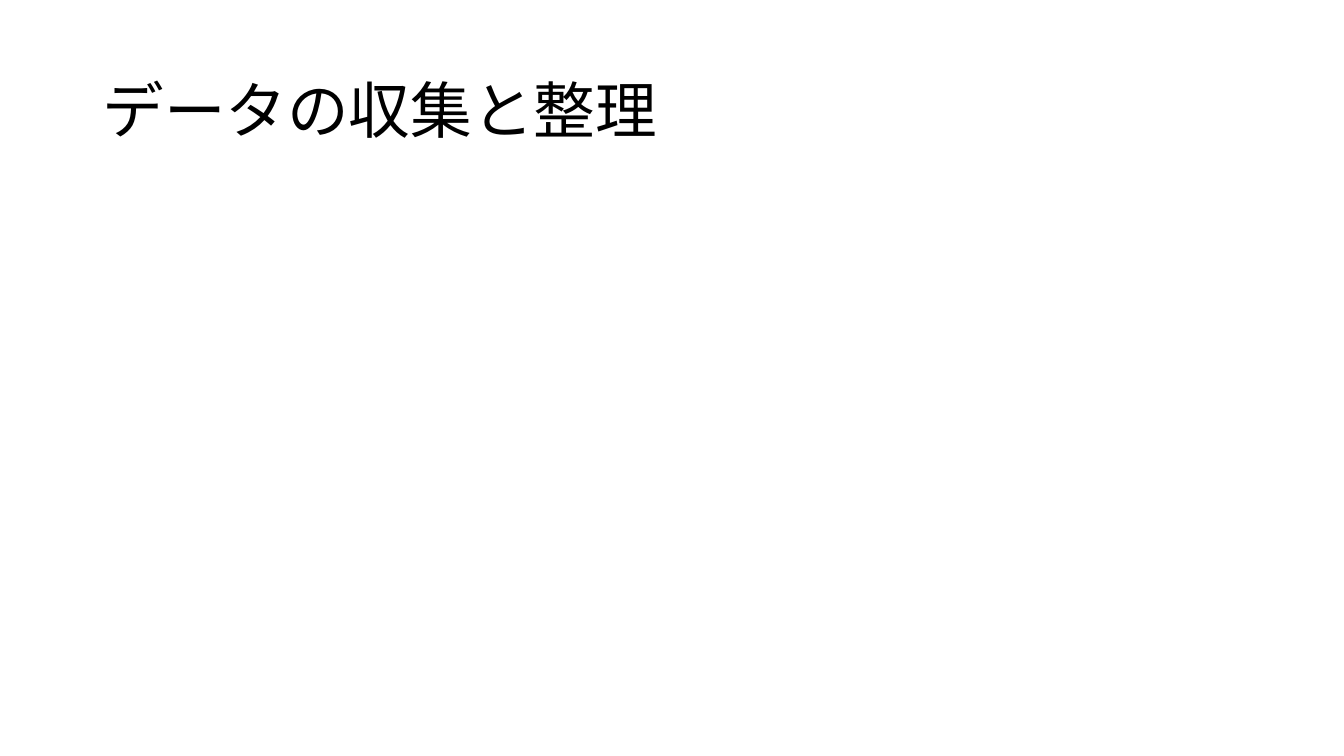
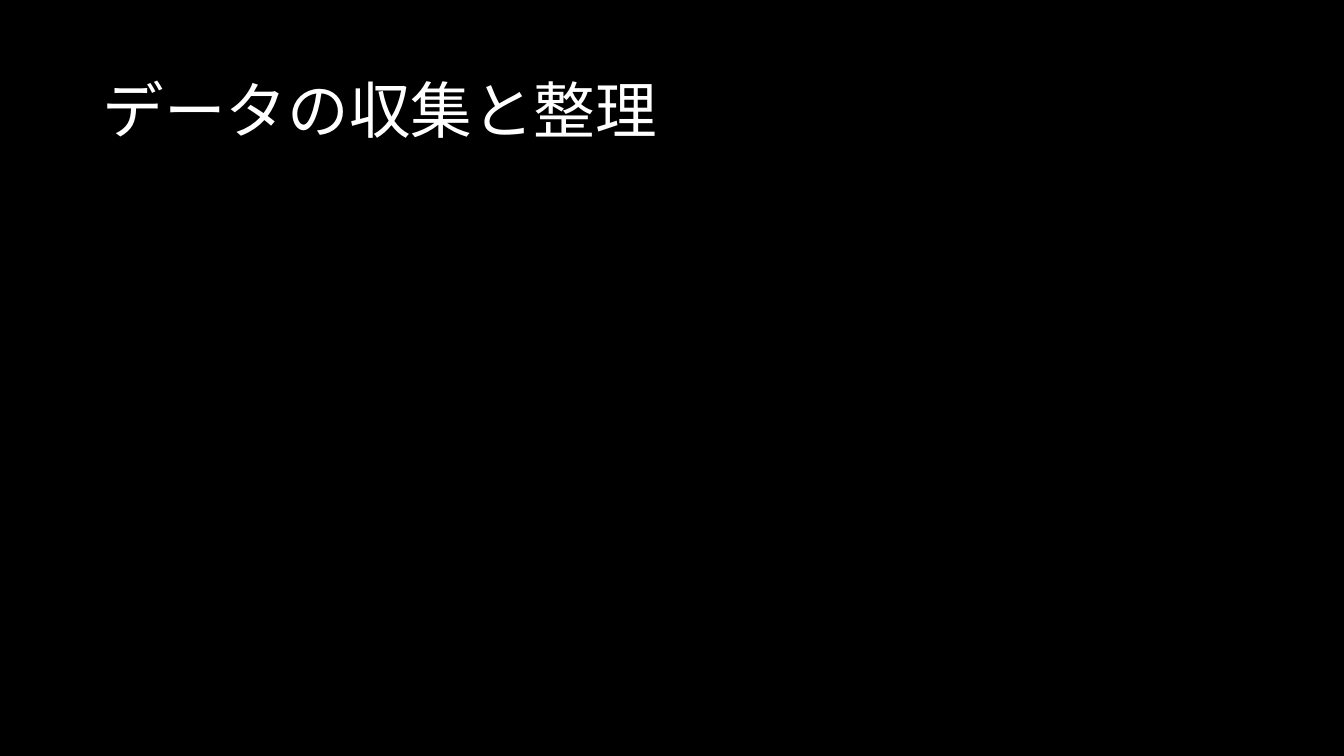
Before and after one commit to MAGA-Phantom/OperationSotsuron, a slide deck: slide 16 of 倒産の研究(仮).pptx (slide 10 before the commit). Drawn at 1344x756 pixels with LibreOffice and Linux fonts; fonts in the diff are those of the drawing. Boxes give left, top, right and bottom in pixels: in the first picture for what was removed or moved away, otherwise in the second. Text is boxed around its words. In the diff, an @@ line names an element or a change of style, - is before the commit and + after.

Commit message:
パワポアップデート

```diff
--- a/倒産の研究(仮).pptx
+++ b/倒産の研究(仮).pptx
@@ background #FFFFFF to #000000 @@
@@ title "データの収集と整理" at (102, 80, 657, 138): font Noto Sans CJK JP to Calibri, text colour #000000 to #FFFFFF @@
```
Also in this commit, not shown: 5 other slides changed, 10 slides added, 4 slides removed, 2 other files.
